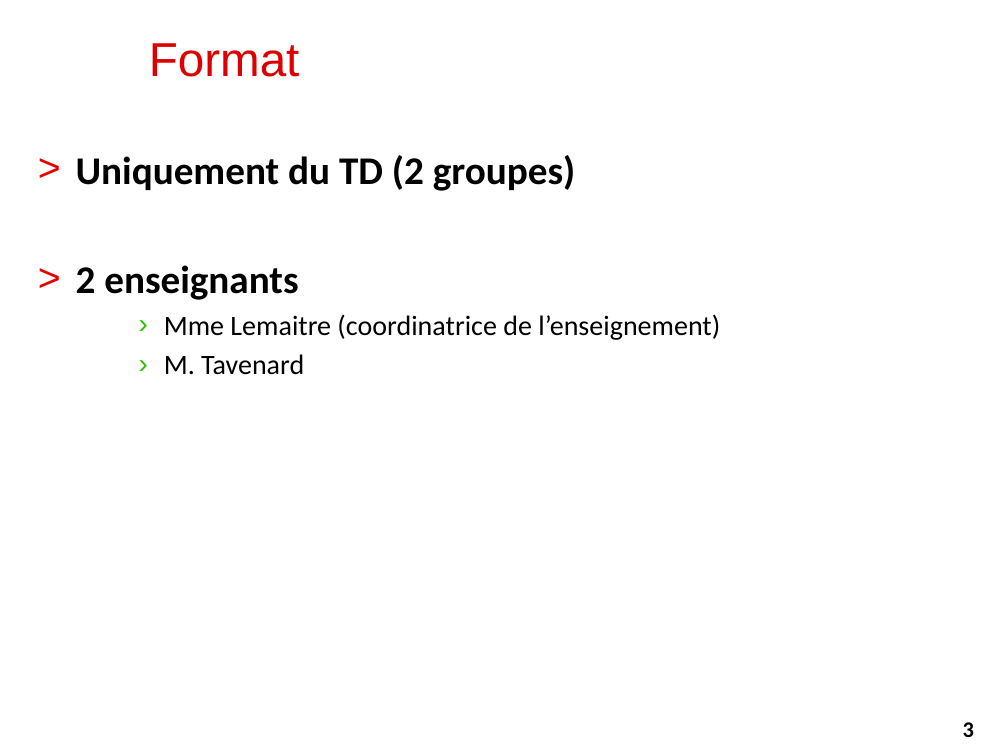
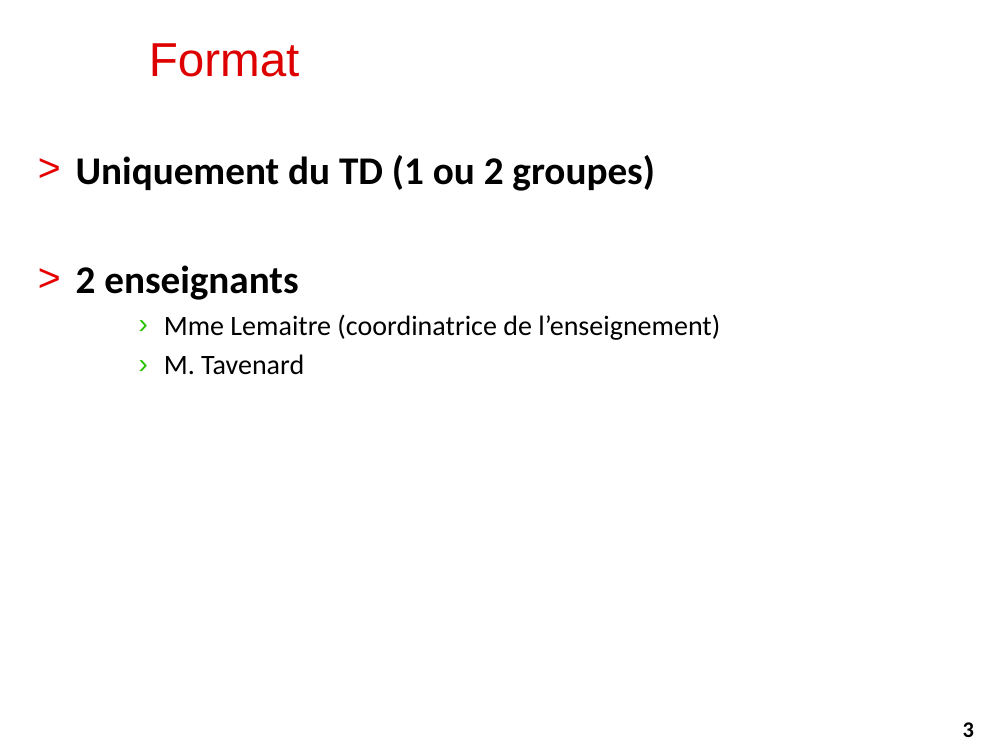
Before and after one commit to alemaitr/python_opendata_l2, a slide deck: slide 3 of coursIntro.pptx. Drawn at 1008x756 pixels with LibreOffice and Linux fonts; fonts in the diff are those of the drawing; background and template pictures are left out. Boxes give left, top, right and bottom in pixels: in the first picture for what was removed or moved away, otherwise in the second. Text is boxed around its words. In the diff, an @@ line names an element or a change of style, - is before the commit and + after.

```diff
--- a/coursIntro.pptx
+++ b/coursIntro.pptx
@@ text at (76, 155, 655, 191): text changed @@
-> Uniquement du TD (2 groupes)
+> Uniquement du TD (1 ou 2 groupes)
```
Also in this commit, not shown: 2 other slides changed, 8 other files.
